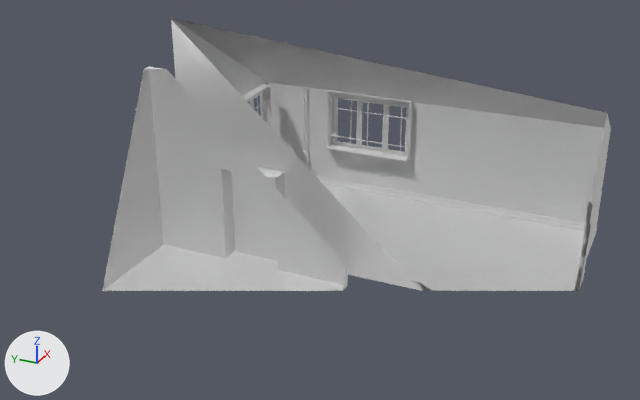
An edit to the Blender file room.blend, drawn before and after from the same camera.
Both versions are drawn from a 50 mm camera at (-20.51, -7.05, 10.92) aimed at (-3.03, 0.82, 2.17). Arrows for +X, +Y and +Z are at lower left; the lights stay in place. Everything nearer to the camera than a plane just in front of the edit is cut away.

In view in the first picture: 'Base.001', 'Door.000', 'Door.001', 'Room', 'Window.000', 'Window.001'.
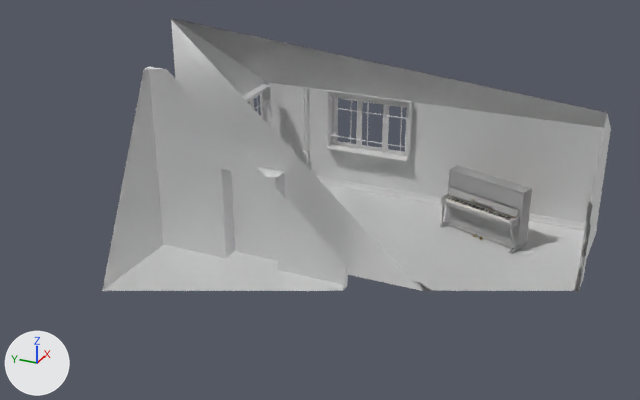
Location of each change, [x1, y1, x2, y2] in pixels of the pictures (640 x 400 px):
'Piano', added: after [440, 165, 532, 253]
    faces in mat_brown (its picture is missing): [440, 165, 532, 253]
'Keyboard', added: after [446, 197, 513, 223]
    faces in mat_white_001: [446, 197, 513, 223]
    faces in mat_black_001: [448, 197, 511, 220]

Edits to the bpy script that builds the scene:
```text
Add mat_black_001:
    mat_black_001 = bpy.data.materials.new('Black.001')
    # nodes: BsdfAnisotropic, BsdfDiffuse, LayerWeight, MixShader, OutputMaterial, ValToRGB
    # colours: white #ffffff, black #0c0c0c, black #0e0e0e
Add mat_wood:
    mat_wood = diffuse_material('Wood')
    mat_wood.base_color = (0.8, 0.571, 0.413)  # beige #e7c7ac
Add mat_white_001:
    mat_white_001 = bpy.data.materials.new('White.001')
    # nodes: BsdfAnisotropic, BsdfDiffuse, LayerWeight, MixShader, OutputMaterial, ValToRGB
    # colours: white #ffffff, white #fff7e3
Add mat_plastic:
    mat_plastic = diffuse_material('Plastic')
    mat_plastic.base_color = (0.0174, 0.0174, 0.0174)  # black #242424
    mat_plastic.roughness = 0.3
Add mat_brown:
    mat_brown = bpy.data.materials.new('Brown')
    # nodes: BsdfAnisotropic, BsdfDiffuse, MixShader, OutputMaterial
    # colours: grey #bcbcbc, light grey #c4c4c4
Add mat_steel:
    mat_steel = bpy.data.materials.new('Steel')
    mat_steel.use_nodes = True; mat_steel.node_tree.nodes.clear()
    _N = mat_steel.node_tree.nodes; _L = mat_steel.node_tree.links
    n0 = _N.new('ShaderNodeOutputMaterial'); n0.name = 'Material Output'
    n1 = _N.new('ShaderNodeBsdfAnisotropic'); n1.name = 'Glossy BSDF'
    n1.distribution = 'BECKMANN'
    n1.inputs[1].default_value = 0.0  # 'Roughness'
    _L.new(n1.outputs[0], n0.inputs[0])  # 'BSDF' to 'Surface'
Add mat_gold:
    mat_gold = bpy.data.materials.new('Gold')
    # nodes: BsdfAnisotropic, LayerWeight, OutputMaterial, ValToRGB
    # colours: brown #6e500d, orange #ffc848
Add me_cube_006:
    me_cube_006.from_pydata(...)  # 16168 vertices, 15992 faces; spans x -27.4..27.5, y -3.7..6.2, z -0.7..0.9
    me_cube_006.polygons.foreach_set('use_smooth', [True] * 15992)
    # faces by material slot: [8808, 3492, 3692]
    me_cube_006.materials.append(mat_white_001)
    me_cube_006.materials.append(mat_black_001)
    me_cube_006.materials.append(mat_wood)  # beige #e7c7ac
Add me_cube_004:
    me_cube_004.from_pydata(...)  # 9650 vertices, 10148 faces; spans x 0.0..1.17, y -0.16..0.61, z -0.03..1.66
    me_cube_004.polygons.foreach_set('use_smooth', [True] * 10148)
    # faces by material slot: [978, 8278, 212, 144, 536]
    me_cube_004.materials.append(mat_brown)  # its picture is missing
    me_cube_004.materials.append(mat_gold)
    me_cube_004.materials.append(mat_steel)
    me_cube_004.materials.append(mat_plastic)  # black #242424
    me_cube_004.materials.append(mat_wood)  # beige #e7c7ac
Add ob_keyboard:
    ob_keyboard = bpy.data.objects.new('Keyboard', me_cube_006)
    ob_keyboard.parent = ob_piano
    ob_keyboard.matrix_parent_inverse = Matrix(((1.0, 0.0, 0.0, -1.83), (0.0, 1.0, 0.0, 0.0), (0.0, 0.0, 1.0, 0.0), (0.0, 0.0, 0.0, 1.0)))
    ob_keyboard.location = (1.83, 0.0, 0.886)
    ob_keyboard.scale = (0.0363, 0.0363, 0.0363)
    _m = ob_keyboard.modifiers.new('Subsurf', 'SUBSURF')
Add ob_piano:
    ob_piano = bpy.data.objects.new('Piano', me_cube_004)
    ob_piano.location = (0.73, -2.13, 0.0)
    ob_piano.rotation_euler = (0.0, 0.0, -1.901)  # degrees (0, 0, -109)
    _m = ob_piano.modifiers.new('Mirror', 'MIRROR')
    _m.use_clip = True
    _m = ob_piano.modifiers.new('Subsurf', 'SUBSURF')
```
